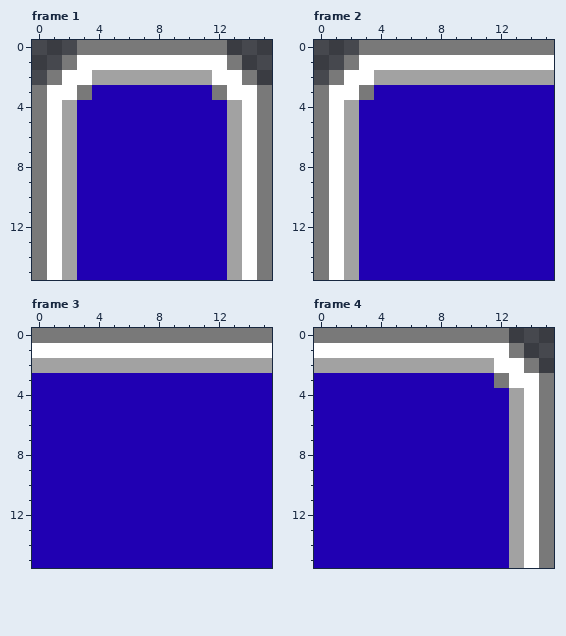
Pixel-art file: Assets/raw/aseprite/menu.aseprite. The picture above was drawn from the file before the commit.
16x16 pixels, 16 frames. Shown: frame 1, frame 2, frame 3, frame 4. The commit also changed other frames, which this record leaves out.
After the commit:
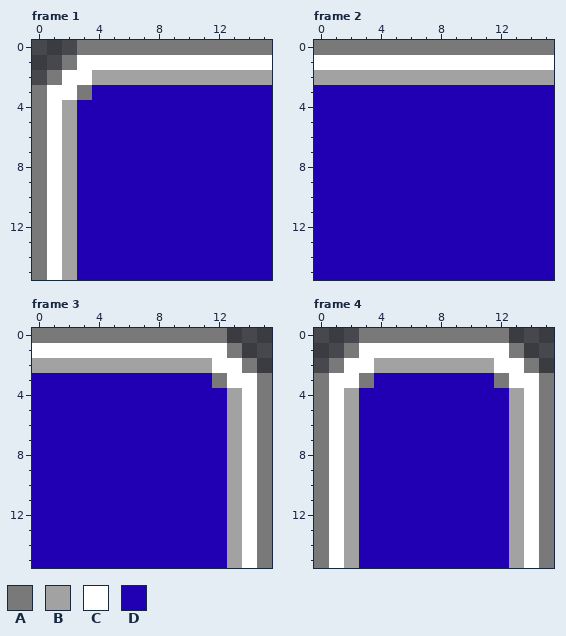
Palette (. is transparent): A #797979  B #a2a2a2  C #ffffff  D #2000b2
What changed:
Frame 1:
Colour A is added in row 0 at x 13 to 15.
Colour B is added in row 2 at x 15.
Colour B replaces colour A in row 2 at x 14.
Colour B replaces colour C in row 2 at x 12 to 13.
Colour C is added in row 1 at x 14 to 15.
Colour C replaces colour A in row 1 at x 13.
Colour D replaces colour A in row 3 at x 12 and 15; in rows 4 to 15 at x 15.
Colour D replaces colour B in rows 4 to 15 at x 13.
Colour D replaces colour C in row 3 at x 13 to 14; in rows 4 to 15 at x 14.
Frame 2:
Colour A is added in row 0 at x 0 to 2.
Colour B is added in row 2 at x 0.
Colour B replaces colour A in row 2 at x 1.
Colour B replaces colour C in row 2 at x 2 to 3.
Colour C is added in row 1 at x 0 to 1.
Colour C replaces colour A in row 1 at x 2.
Colour D replaces colour A in row 3 at x 0 and 3; in rows 4 to 15 at x 0.
Colour D replaces colour B in rows 4 to 15 at x 2.
Colour D replaces colour C in row 3 at x 1 to 2; in rows 4 to 15 at x 1.
Frame 3:
Colour A replaces colour B in row 2 at x 14.
Colour A replaces colour C in row 1 at x 13.
Colour A replaces colour D in row 3 at x 12 and 15; in rows 4 to 15 at x 15.
Colour B replaces colour D in rows 4 to 15 at x 13.
Colour C replaces colour B in row 2 at x 12 to 13.
Colour C replaces colour D in row 3 at x 13 to 14; in rows 4 to 15 at x 14.
Colour A is gone in row 0 at x 13 to 15.
Colour B is gone in row 2 at x 15.
Colour C is gone in row 1 at x 14 to 15.
Frame 4:
Colour A replaces colour B in row 2 at x 1.
Colour A replaces colour C in row 1 at x 2.
Colour A replaces colour D in row 3 at x 0 and 3; in rows 4 to 15 at x 0.
Colour B replaces colour D in rows 4 to 15 at x 2.
Colour C replaces colour B in row 2 at x 2 to 3.
Colour C replaces colour D in row 3 at x 1 to 2; in rows 4 to 15 at x 1.
Colour A is gone in row 0 at x 0 to 2.
Colour B is gone in row 2 at x 0.
Colour C is gone in row 1 at x 0 to 1.
Boxes around the changes in both pictures, in picture pixels (x1, y1, x2, y2):
changed: (212, 40, 272, 280)
changed: (314, 40, 374, 280)
changed: (212, 328, 272, 568)
changed: (314, 328, 374, 568)
